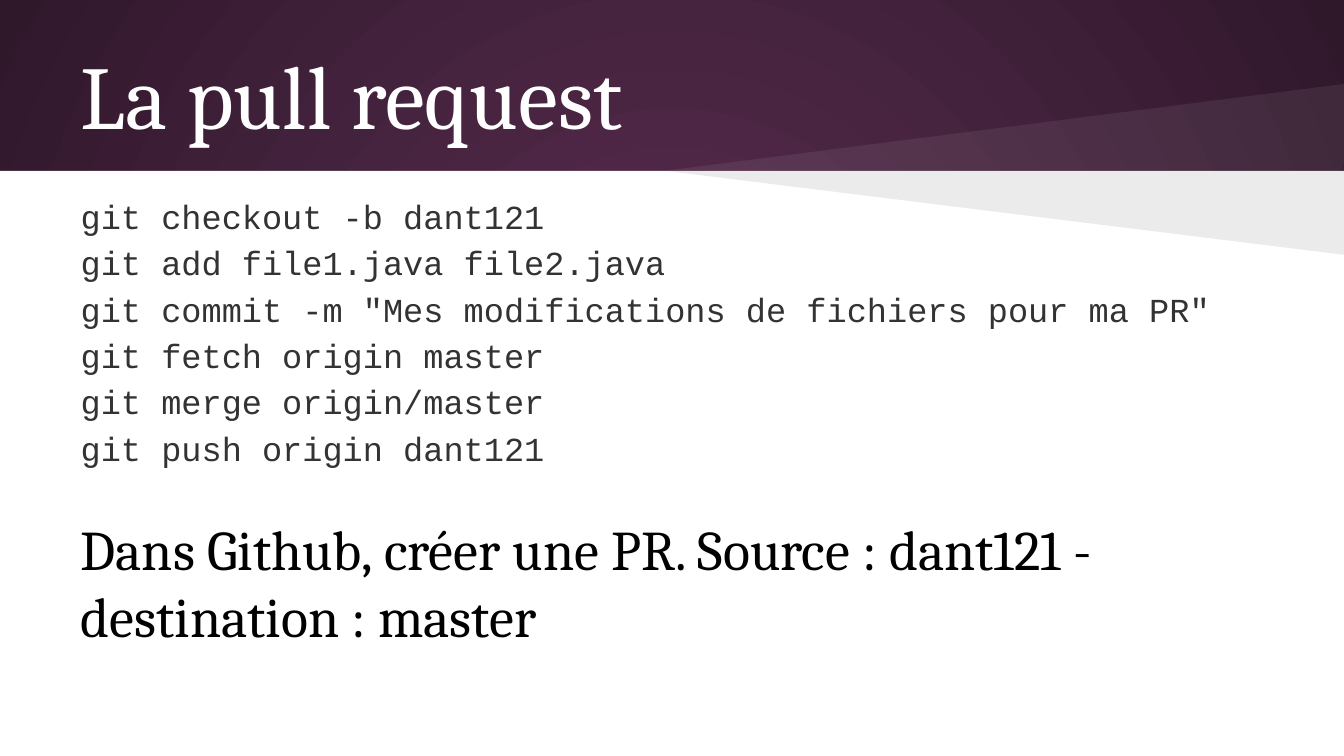
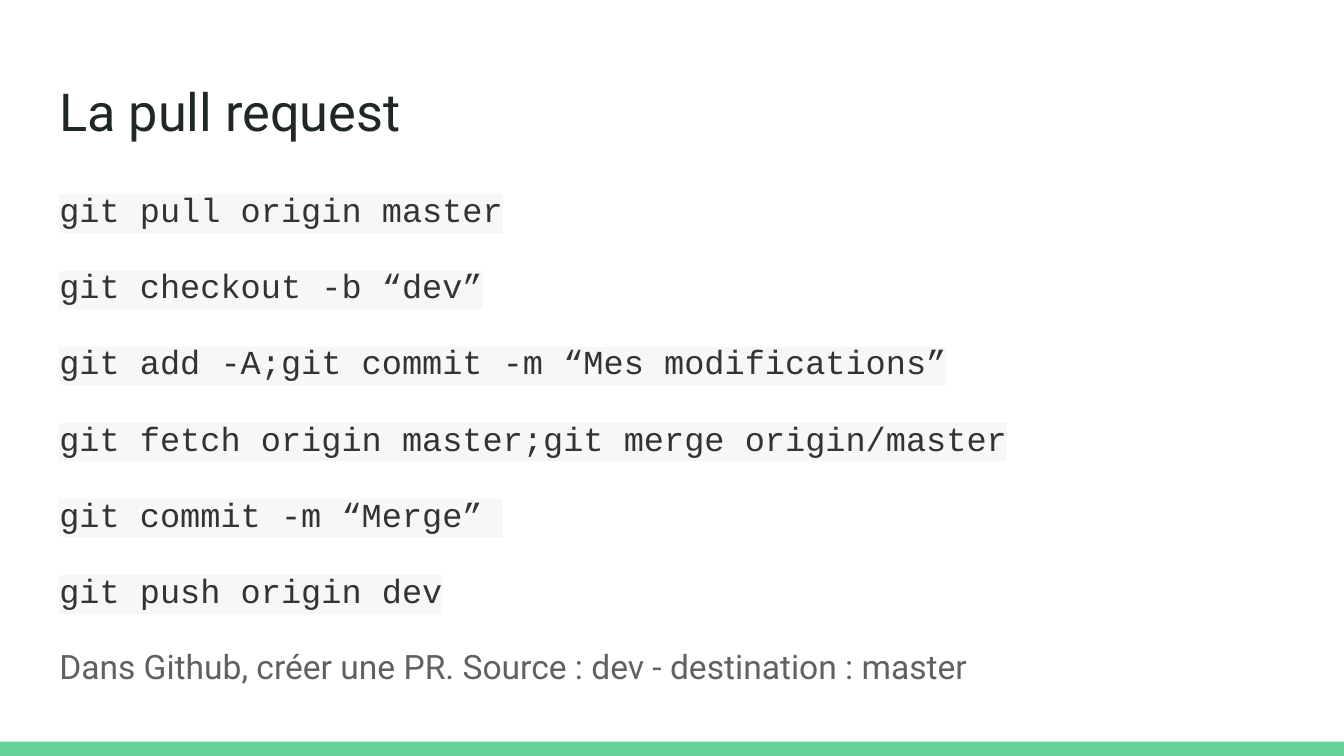
Before and after one commit to olivier-pitton/dant, a slide deck: slide 33 of git/Cours Git.pptx (slide 37 before the commit). Drawn at 1344x756 pixels with LibreOffice and Linux fonts; fonts in the diff are those of the drawing. Boxes give left, top, right and bottom in pixels: in the first picture for what was removed or moved away, otherwise in the second. Text is boxed around its words. In the diff, an @@ line names an element or a change of style, - is before the commit and + after.

```diff
--- a/git/Cours Git.pptx
+++ b/git/Cours Git.pptx
@@ background gradient #592D50 to #30182B to #FFFFFF @@
@@ title "La pull request" moved from (x1=81, y1=66, x2=622, y2=148) to (x1=59, y1=91, x2=400, y2=142) @@
@@ title "La pull request" at (x1=59, y1=91, x2=400, y2=142): size 48 to 28 pt, font Cambria to Roboto, text colour #FFFFFF to #202729; vertical alignment middle to top @@
@@ freeform shape removed at (x1=665, y1=83, x2=1344, y2=171) @@
@@ rectangle removed at (x1=0, y1=171, x2=1344, y2=755) @@
@@ freeform shape removed at (x1=665, y1=171, x2=1344, y2=254) @@
@@ text at (x1=59, y1=197, x2=1007, y2=684): text changed @@
-git checkout -b dant121
-git add file1.java file2.java
-git commit -m "Mes modifications de fichiers pour ma PR"
-git fetch origin master
-git merge origin/master
-git push origin dant121
-Dans Github, créer une PR. Source : dant121 - destination : master
+git pull origin master
+git checkout -b “dev”
+git add -A;git commit -m “Mes modifications”
+git fetch origin master;git merge origin/master
+git commit -m “Merge”
+git push origin dev
+Dans Github, créer une PR. Source : dev - destination : master
@@ rectangle added at (x1=0, y1=742, x2=1344, y2=756), fill #63D297 @@
```
Also in this commit, not shown: 33 other slides changed, 4 slides removed, 1 other file.
